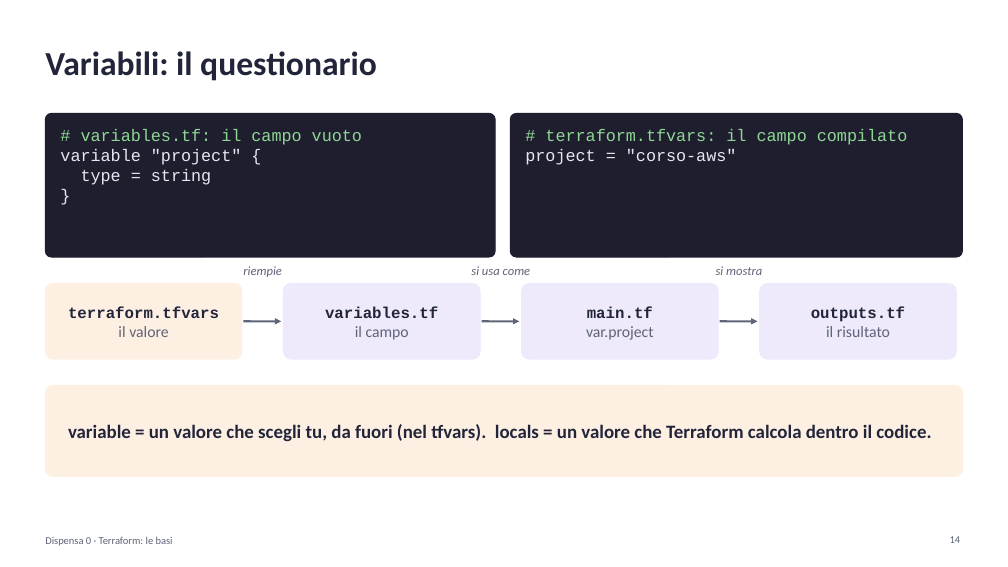
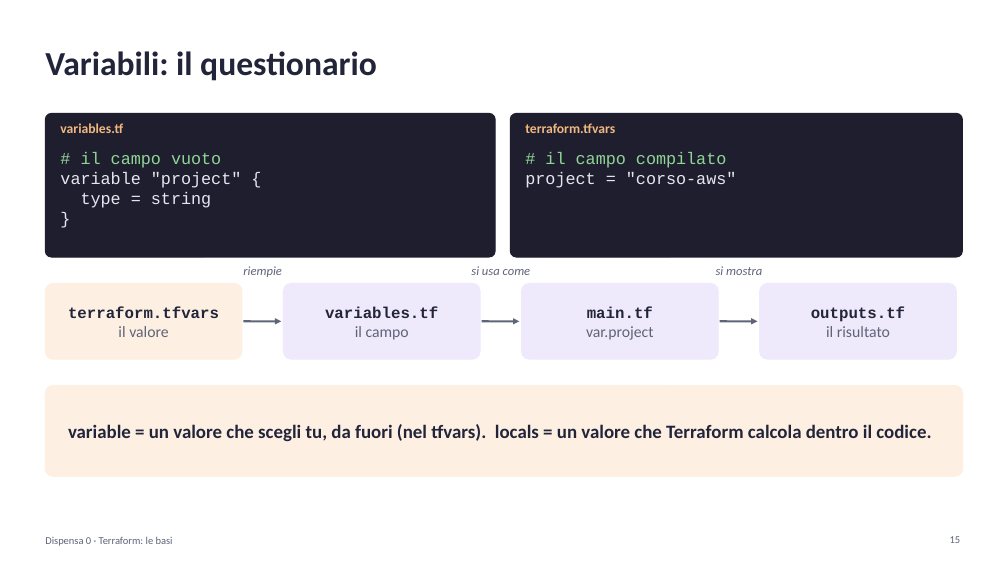
Before and after one commit to cereZ23/aws, a slide deck: slide 15 of slide/slide-0-terraform.pptx (slide 14 before the commit). Drawn at 1008x567 pixels with LibreOffice and Linux fonts; fonts in the diff are those of the drawing. Boxes give left, top, right and bottom in pixels: in the first picture for what was removed or moved away, otherwise in the second. Text is boxed around its words. In the diff, an @@ line names an element or a change of style, - is before the commit and + after.

```diff
--- a/slide/slide-0-terraform.pptx
+++ b/slide/slide-0-terraform.pptx
@@ text "# il campo vuoto": place and size @@
-text "# il campo vuoto" at box(60, 129, 362, 185)
+text "# il campo vuoto" at box(60, 152, 241, 208)
@@ text added at box(60, 123, 123, 133), 13 pt, text #F2B880, bold @@
+variables.tf
@@ text "# il campo compilato": place and size @@
-text "# il campo compilato" at box(525, 129, 907, 165)
+text "# il campo compilato" at box(525, 152, 737, 188)
@@ text added at box(525, 123, 615, 133), 13 pt, text #F2B880, bold @@
+terraform.tfvars
@@ text at box(81, 152, 221, 168): text changed @@
-# variables.tf: il campo vuoto
+# il campo vuoto
@@ text at box(545, 152, 726, 168): text changed @@
-# terraform.tfvars: il campo compilato
+# il campo compilato
```
Also in this commit, not shown: 6 other slides changed, 2 slides added, 1 other file.
